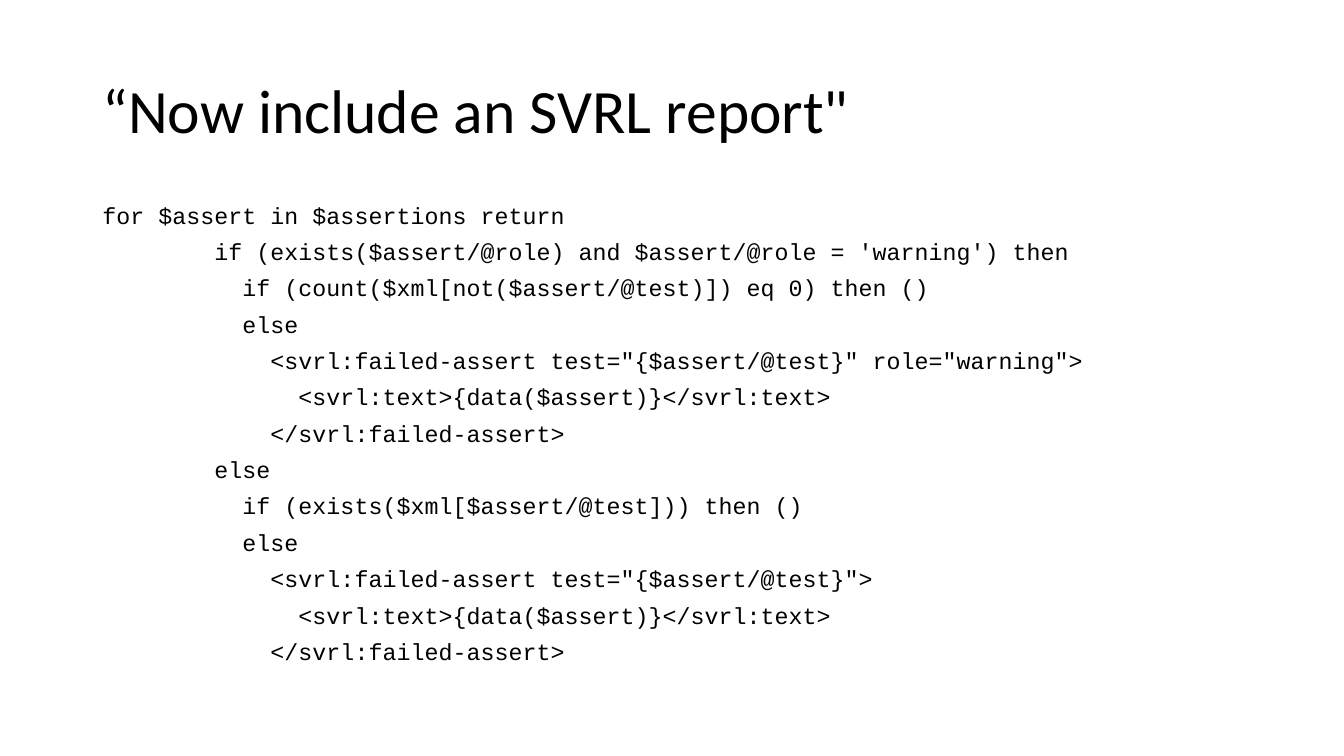
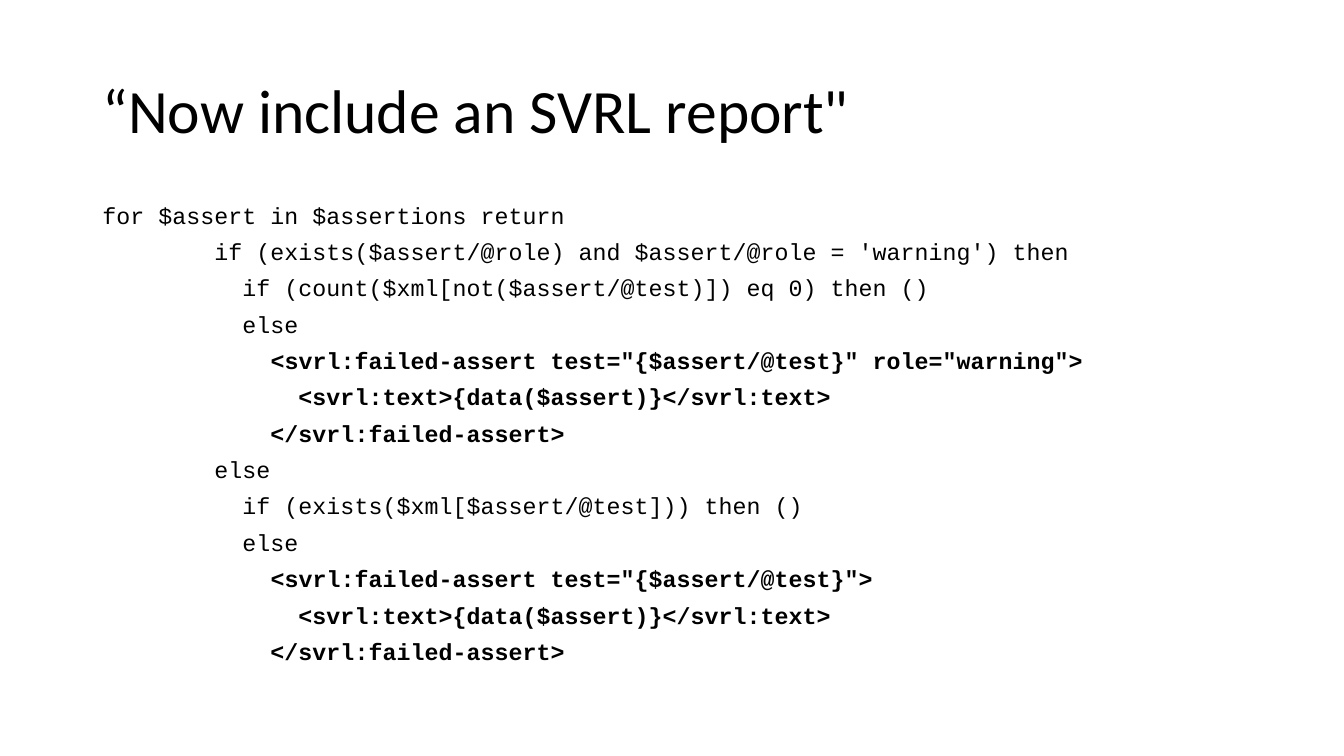
Before and after one commit to AndrewSales/XQS, a slide deck: slide 15 of Markup UK 2023 slides.pptx. Drawn at 1344x756 pixels with LibreOffice and Linux fonts; fonts in the diff are those of the drawing. Boxes give left, top, right and bottom in pixels: in the first picture for what was removed or moved away, otherwise in the second. Text is boxed around its words. In the diff, an @@ line names an element or a change of style, - is before the commit and + after.

```diff
--- a/Markup UK 2023 slides.pptx
+++ b/Markup UK 2023 slides.pptx
@@ text at (270,352,1083,661): bold on in "<svrl:failed-assert test="{$assert/@test}" role="warning">", "<svrl:text>{data($assert)}</svrl:text>", "</svrl:failed-assert>", "<svrl:failed-assert test="{$assert/@test}">" and 2 more places @@
```
Also in this commit, not shown: 2 other slides changed, 1 slide added, 8 other files.
